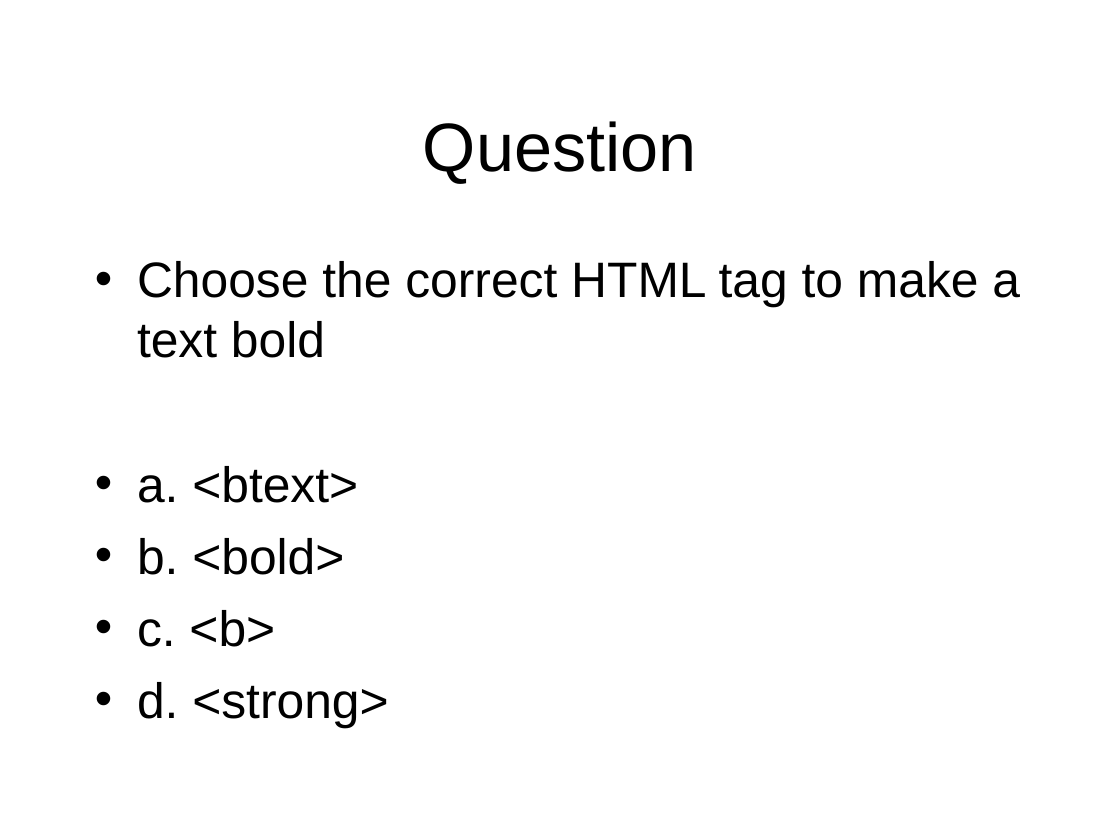
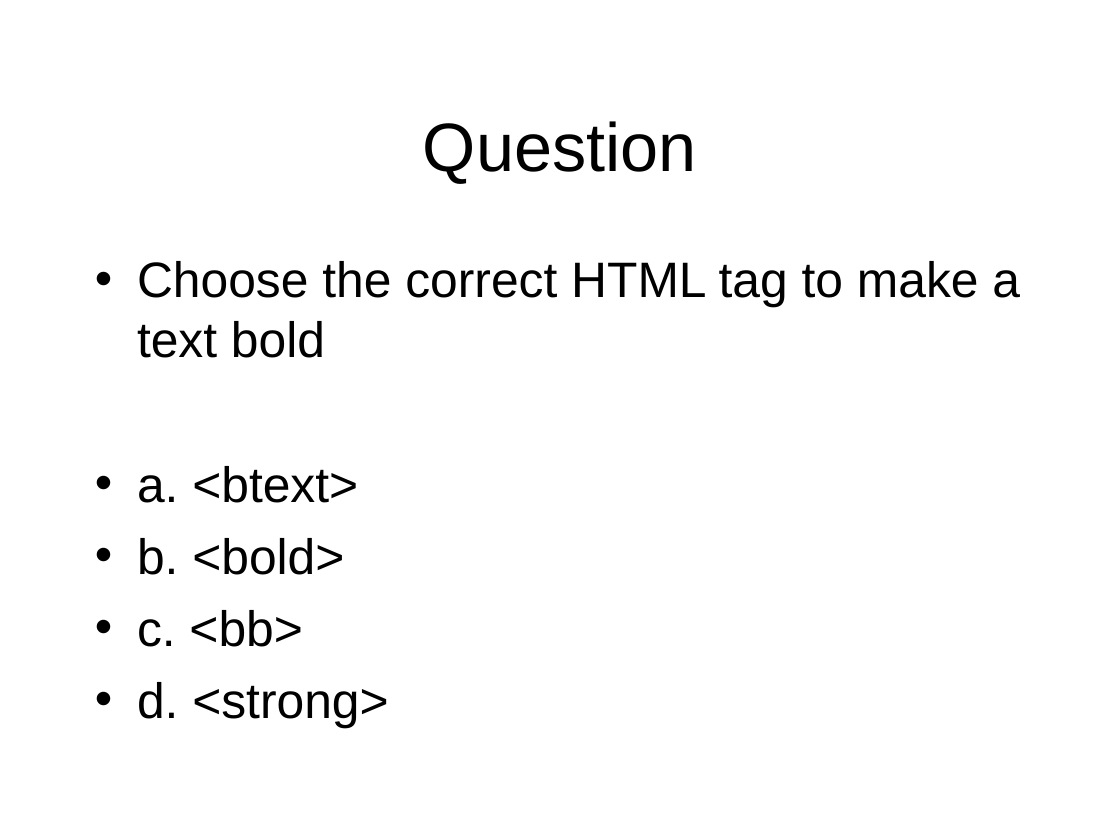
Before and after one commit to octaviordz/zjnu2017.github.io, a slide deck: slide 54 of WAD/lectures/020--HTML.Fundamentals.ppt. Drawn at 1120x840 pixels with LibreOffice and Linux fonts; fonts in the diff are those of the drawing. Boxes give left, top, right and bottom in pixels: in the first picture for what was removed or moved away, otherwise in the second. Text is boxed around its words. In the diff, an @@ line names an element or a change of style, - is before the commit and + after.

```diff
--- a/WAD/lectures/020--HTML.Fundamentals.ppt
+++ b/WAD/lectures/020--HTML.Fundamentals.ppt
@@ text at box(137, 610, 302, 647): text changed @@
-• c. <b>
+• c. <bb>
```
Also in this commit, not shown: 2 other slides changed, 7 other files.
